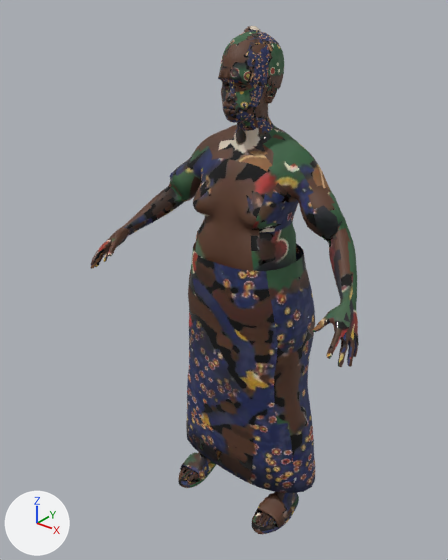
Two versions of the glTF model game/public/customers/woman_market.glb, one commit apart.
Both versions are drawn from a 50 mm camera at (1.069, -1.51, 1.742) aimed at (-0.054, -0.106, 0.872). Arrows for +X, +Y and +Z are at lower left; the lights stay in place. The older version comes first. Vertices at exactly the same position are counted once.

Objects in the first picture: 'woman_market_body'.
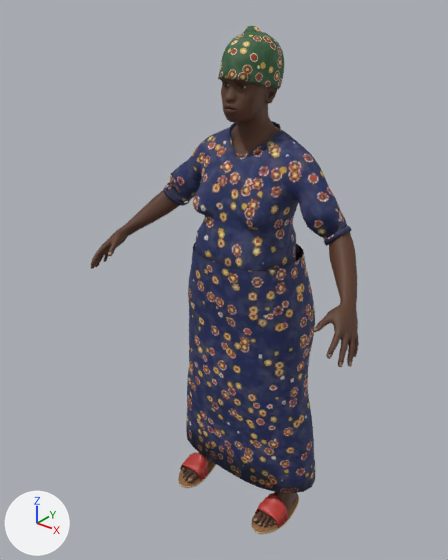
The change, as a diff of the scene's bpy script:
```diff
--- a/game/public/customers/woman_market.glb.py
+++ b/game/public/customers/woman_market.glb.py
@@ me_woman_market_body @@
 # used by ob_woman_market_body; location = (0.0, 0.0, 0.0)
-me_woman_market_body.from_pydata(...)  # 7186 vertices, 14184 faces; spans x -0.49..0.49, y -0.32..0.12, z 0.0..1.63
+me_woman_market_body.from_pydata(...)  # 7164 vertices, 14142 faces; spans x -0.49..0.49, y -0.32..0.12, z 0.0..1.63
+# me_woman_market_body part 1: 450 vertices moved within x -0.49..0.49, y -0.32..0.06, z 0.02..1.53; 787 vertices removed from x -0.49..0.49, y -0.32..0.11, z 0.02..1.53; 765 vertices added at x -0.45..0.46, y -0.31..0.1, z 0.02..1.53
+# me_woman_market_body part 2: 6934 kept faces spanning x -0.49..0.49, y -0.32..0.12, z 0.0..1.63 get new texture (UV) coordinates
 me_woman_market_body.materials.append(mat_baked_woman_market)
```

Boxes (x1, y1, x2, y2) around the edits, measured in the pictures (448 x 560 px; the box of a moved part takes in the faces that stretch with it):
'woman_market_body', reshaped
    before: (90, 26, 359, 534)
    after: (91, 26, 359, 534)
part 1 of me_woman_market_body, moved or reshaped
    before: (90, 62, 358, 527)
    after: (91, 62, 357, 527)
part 2 of me_woman_market_body, surface changed
    both: (91, 26, 358, 534)
